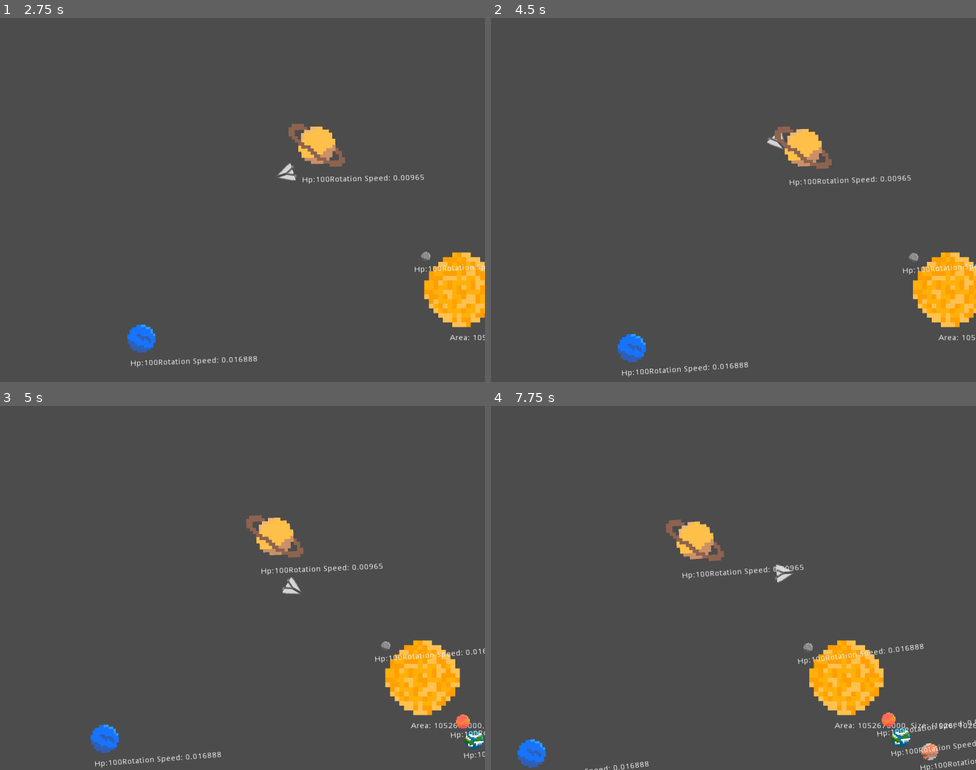
Above: before the commit, frames 1-4 (two rows, left to right).
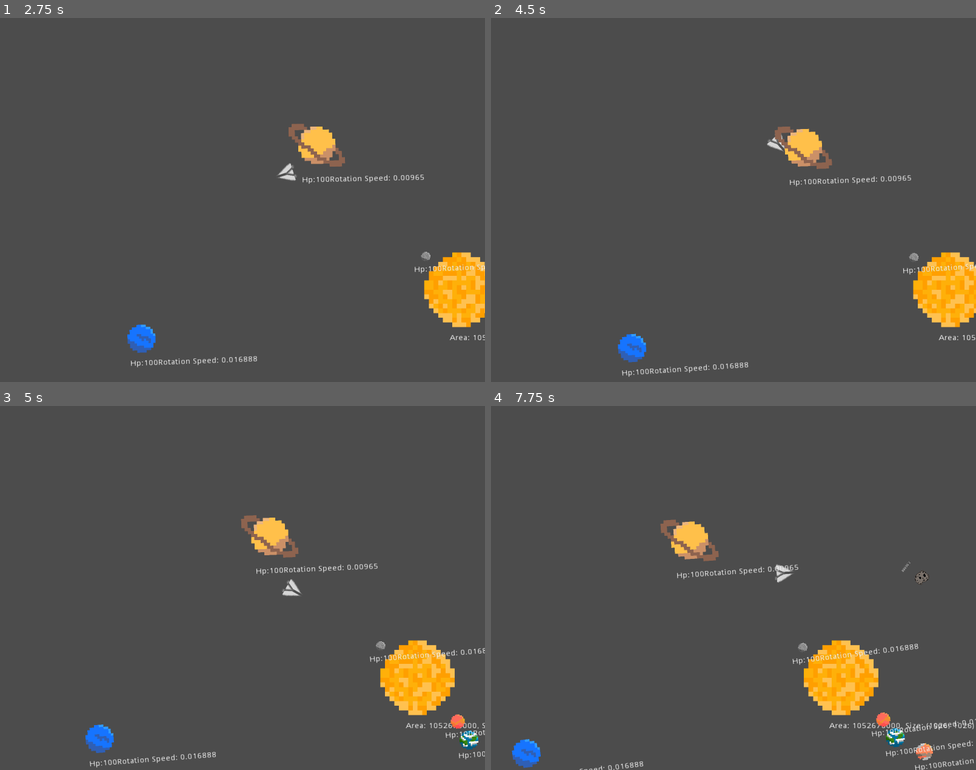
Above: after the commit, the same moments.

Repository: lowerx/GMTK2021
Game: Godot game, scene res://src/Screens/MainScreen.tscn
Two runs of this game, one before a commit and one after it. Both use one fixed random seed, a clock stepped at 60 frames per second and the inputs below.
Inputs (mouse positions are in pixels of both pictures, inside the frame that each line leads up to):
- Up to frame 1 (2.75 s): click (257, 232) at 0.5 s; move the mouse to (349, 181) at 1.27 s; hold Space (fly) 1.28-2.03 s; move the mouse to (145, 218) at 2.02 s; click (145, 218) at 2.1 s
- Up to frame 2 (4.5 s): move the mouse to (782, 119) at 2.77 s; hold Space (fly) 2.78-3.53 s; move the mouse to (709, 272) at 3.52 s; click (709, 272) at 3.6 s; move the mouse to (879, 254) at 4.27 s; hold Space (fly) from 4.28 s (still down)
- Up to frame 3 (5 s): keep holding Space (fly)
- Up to frame 4 (7.75 s): move the mouse to (588, 533) at 5.02 s; release Space (fly) at 5.03 s; click (588, 533) at 5.1 s; move the mouse to (757, 588) at 5.77 s; hold Space (fly) 5.78-6.53 s; move the mouse to (660, 497) at 6.52 s; click (660, 497) at 6.6 s; move the mouse to (840, 569) at 7.27 s; hold Space (fly) from 7.28 s (still down)

Frame 1 is identical in both runs. In frame 2, 0.5% of the frame differs, in the area x 26-100%, y 29-99%; in frame 3, 3.4%; in frame 4, 3.9%, in the area x 4-100%, y 31-100%.

Commit message:
Fixing shooting in asteroids problem

Diff:
--- a/SpaceGame/src/Actors/Bullet.gd
+++ b/SpaceGame/src/Actors/Bullet.gd
@@ -2,10 +2,12 @@
 
 
 func _on_Area2D_body_entered(body):
-	hide()
-	queue_free()
+	if not body.is_in_group("asteroids"):
+		hide()
+		queue_free()
 
 
 func _on_Area2D_area_entered(area):
-	hide()
-	queue_free()
+	if not area.is_in_group("asteroids"):
+		hide()
+		queue_free()
--- a/SpaceGame/src/Actors/Bullet.tscn
+++ b/SpaceGame/src/Actors/Bullet.tscn
@@ -5,12 +5,14 @@
 
 [sub_resource type="CapsuleShape2D" id=1]
 radius = 14.1005
-height = 87.7777
+height = 131.799
 
 [sub_resource type="RectangleShape2D" id=2]
 extents = Vector2( 8, 32 )
 
-[node name="Bullet" type="RigidBody2D"]
+[node name="Bullet" type="RigidBody2D" groups=[
+"bullets",
+]]
 collision_layer = 8
 collision_mask = 2
 gravity_scale = 0.0
@@ -25,7 +27,9 @@
 scale = Vector2( 0.5, 0.5 )
 shape = SubResource( 1 )
 
-[node name="BulletArea" type="Area2D" parent="."]
+[node name="BulletArea" type="Area2D" parent="." groups=[
+"bullets",
+]]
 collision_layer = 8
 collision_mask = 6
 
--- a/SpaceGame/src/Actors/Player.gd
+++ b/SpaceGame/src/Actors/Player.gd
@@ -4,8 +4,9 @@
 
 
 const bullet_speed = 5000
-const fire_rate = 0.5
+const fire_rate = 0.1
 var fire_time = 0.0
+var hp = 100
 
 var bullet = preload("res://src/Actors/Bullet.tscn")
 
@@ -44,3 +45,10 @@
 
 func get_time():
 	return OS.get_ticks_msec() / 1000
+
+
+func _on_Area2D_body_entered(body):
+	if body.is_in_group("asteroids"):
+		hp -= body.hp * 0.5
+		#var velocity = Vector2(rand_range(body.min_speed, body.max_speed), 0)
+		#body.linear_velocity = velocity.rotated(1)
--- a/SpaceGame/src/Actors/Player.tscn
+++ b/SpaceGame/src/Actors/Player.tscn
@@ -9,14 +9,13 @@
 [node name="Player" type="KinematicBody2D"]
 rotation = 1.5708
 scale = Vector2( 0.2, 0.2 )
-collision_mask = 6
+collision_mask = 2
 script = ExtResource( 2 )
 
 [node name="PlayerModel" type="Sprite" parent="."]
 texture = ExtResource( 1 )
 
 [node name="CollisionShape2D" type="CollisionShape2D" parent="."]
-position = Vector2( -8.81946, -18.8988 )
 shape = SubResource( 1 )
 
 [node name="FirePoint" type="Node2D" parent="."]
@@ -28,3 +27,11 @@
 limit_top = 0
 drag_margin_h_enabled = true
 drag_margin_v_enabled = true
+
+[node name="Area2D" type="Area2D" parent="."]
+collision_mask = 6
+
+[node name="CollisionShape2D" type="CollisionShape2D" parent="Area2D"]
+scale = Vector2( 1.1, 1.1 )
+shape = SubResource( 1 )
+[connection signal="body_entered" from="Area2D" to="." method="_on_Area2D_body_entered"]
--- a/SpaceGame/src/Objects/Asteroid.gd
+++ b/SpaceGame/src/Objects/Asteroid.gd
@@ -10,14 +10,15 @@
 	randomize()
 	var rand_scale = rand_range(0.1, 1.5)
 	$AsteroidSprite.scale = Vector2(rand_scale, rand_scale)
-	$AsteroidArea.scale = Vector2(rand_scale, rand_scale)
+	$AsteroidArea/CollisionShape2D2.scale = Vector2(rand_scale, rand_scale)
 	$CollisionShape2D.scale = Vector2(rand_scale, rand_scale)
-	hp = rand_scale * 50
+	hp = rand_scale * 30
 
 
 func _process(delta):
 	if hp <= 0:
 		queue_free()
+	$Label.text = str(hp)
 
 
 func _on_VisibilityNotifier2D_screen_exited():
@@ -25,6 +26,7 @@
 	linear_velocity = velocity.rotated(1)
 
 
-func _on_Area2D_body_entered(area):
-	if area.get_name() == "BulletArea":
+func _on_AsteroidArea_body_entered(body):
+	if body.is_in_group("bullets"):
 		hp -= 5
+		body.queue_free()
--- a/SpaceGame/src/Objects/Asteroid.tscn
+++ b/SpaceGame/src/Objects/Asteroid.tscn
@@ -40,6 +40,15 @@
 [node name="CollisionShape2D2" type="CollisionShape2D" parent="AsteroidArea"]
 scale = Vector2( 1, 1.28261 )
 shape = SubResource( 2 )
+
+[node name="Label" type="Label" parent="."]
+margin_left = -24.0
+margin_top = 72.0
+margin_right = 16.0
+margin_bottom = 86.0
+__meta__ = {
+"_edit_use_anchors_": false
+}
 [connection signal="body_entered" from="." to="." method="_on_Asteroid_body_entered"]
 [connection signal="screen_exited" from="VisibilityNotifier2D" to="." method="_on_VisibilityNotifier2D_screen_exited"]
-[connection signal="area_entered" from="AsteroidArea" to="." method="_on_Area2D_area_entered"]
+[connection signal="body_entered" from="AsteroidArea" to="." method="_on_AsteroidArea_body_entered"]
--- a/SpaceGame/src/Scenes/Asteroids.tscn
+++ b/SpaceGame/src/Scenes/Asteroids.tscn
@@ -11,7 +11,6 @@
 script = ExtResource( 1 )
 
 [node name="Timer" type="Timer" parent="."]
-wait_time = 5.0
 
 [node name="Path2D" type="Path2D" parent="."]
 curve = SubResource( 1 )
